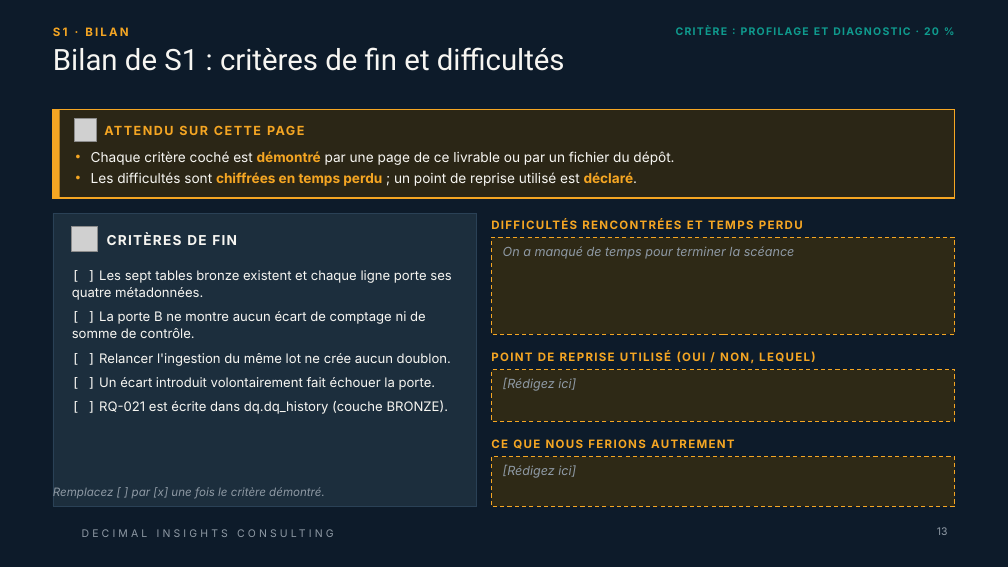
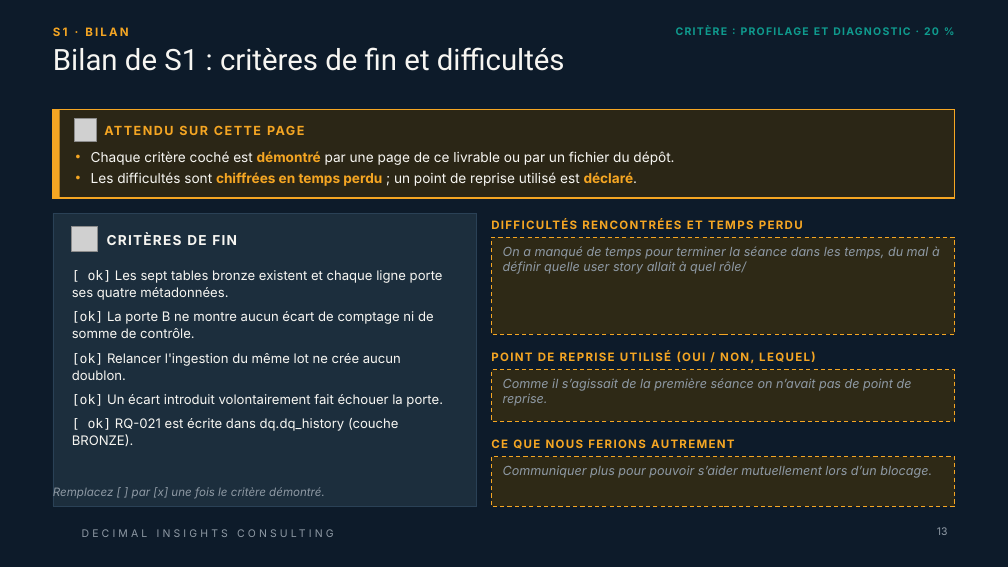
Before and after one commit to ruthabebeneg/td-qualite-g02, a slide deck: slide 13 of livrables/Livrable_Groupe_TD_AssurConnect.pptx. Drawn at 1008x567 pixels with LibreOffice and Linux fonts; fonts in the diff are those of the drawing; grey boxes stand for pictures; background and template pictures are left out. Boxes give left, top, right and bottom in pixels: in the first picture for what was removed or moved away, otherwise in the second. Text is boxed around its words. In the diff, an @@ line names an element or a change of style, - is before the commit and + after.

```diff
--- a/livrables/Livrable_Groupe_TD_AssurConnect.pptx
+++ b/livrables/Livrable_Groupe_TD_AssurConnect.pptx
@@ text in rectangle at (503,246,940,274): text changed @@
-On a manqué de temps pour terminer la scéance
+On a manqué de temps pour terminer la séance dans les temps, du mal à définir quelle user story allait à quel rôle/
@@ text at (72,270,443,446): text changed @@
-[ ] Les sept tables bronze existent et chaque ligne porte ses quatre métadonnées.
-[ ] La porte B ne montre aucun écart de comptage ni de somme de contrôle.
-[ ] Relancer l'ingestion du même lot ne crée aucun doublon.
-[ ] Un écart introduit volontairement fait échouer la porte.
-[ ] RQ-021 est écrite dans dq.dq_history (couche BRONZE).
+[ ok] Les sept tables bronze existent et chaque ligne porte ses quatre métadonnées.
+[ok] La porte B ne montre aucun écart de comptage ni de somme de contrôle.
+[ok] Relancer l'ingestion du même lot ne crée aucun doublon.
+[ok] Un écart introduit volontairement fait échouer la porte.
+[ ok] RQ-021 est écrite dans dq.dq_history (couche BRONZE).
@@ text in rectangle at (503,378,912,406): text changed @@
-[Rédigez ici]
+Comme il s’agissait de la première séance on n’avait pas de point de reprise.
@@ text in rectangle at (503,465,932,478): text changed @@
-[Rédigez ici]
+Communiquer plus pour pouvoir s’aider mutuellement lors d’un blocage.
```
Also in this commit, not shown: 3 other slides changed.
